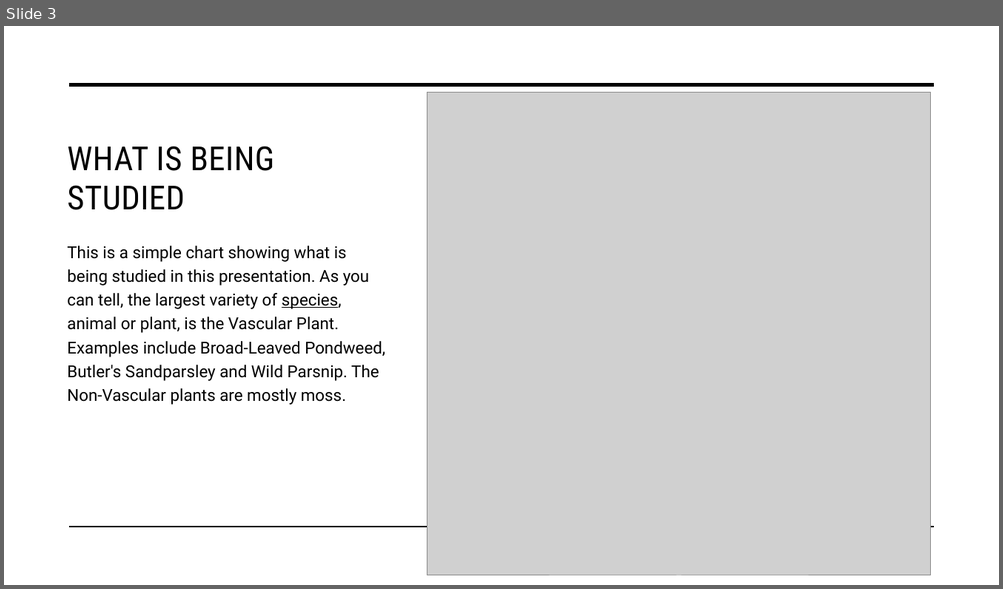
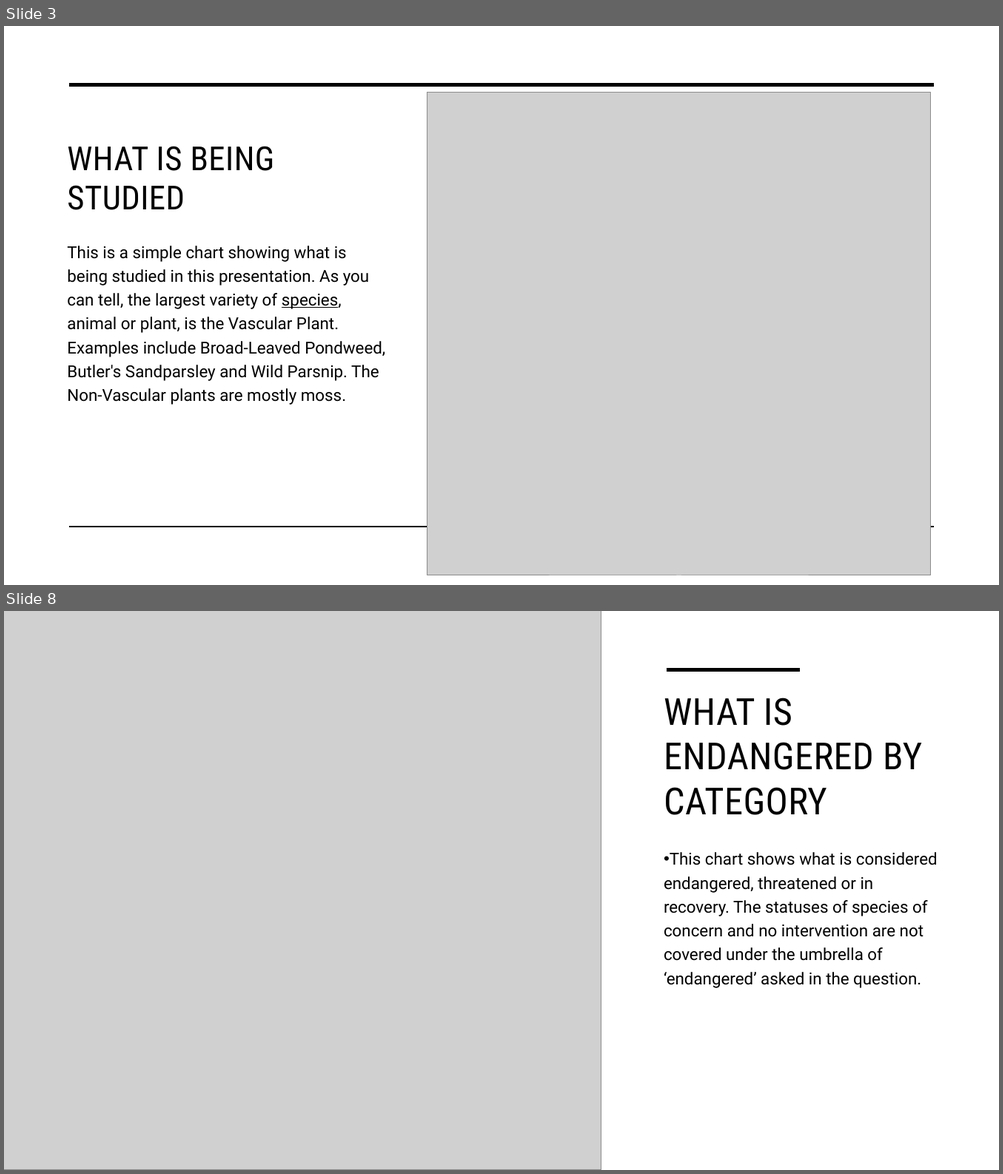
Before and after one commit to LenordStage/Biodiversity-in-National-Parks, a slide deck: biodiversity project 1221.pptx. Shown one above the other, each under a label of ours: slide 3 before the commit, slides 3 and 8 after it; the slides between them are not shown. The pictures are 1003x589 and 1003x1174 pixels, drawn with LibreOffice and Linux fonts; fonts in the diff are those of the drawing; grey boxes stand for pictures. Boxes give left, top, right and bottom in pixels: in the first picture for what was removed or moved away, otherwise in the second. Text is boxed around its words. In the diff, an @@ line names an element or a change of style, - is before the commit and + after.

```diff
--- a/biodiversity project 1221.pptx
+++ b/biodiversity project 1221.pptx
@@ slide 8 added at (x1=4, y1=611, x2=999, y2=1170), background #FFFFFF @@
@@ picture added at (x1=4, y1=611, x2=601, y2=1170) @@
@@ line added from (666, 670) to (800, 670), #000000 3.5 pt @@
@@ title added at (x1=663, y1=698, x2=922, y2=815), 36 pt, text #000000 @@
+WHAT IS ENDANGERED BY CATEGORY
@@ text added at (x1=663, y1=852, x2=937, y2=988), 16 pt, text #000000 @@
+• This chart shows what is considered endangered, threatened or in recovery. The statuses of species of concern and no intervention are not covered under the umbrella of ‘endangered’ asked in the question.
```
Also in this commit, not shown: 4 slides changed, 5 other slides added.
